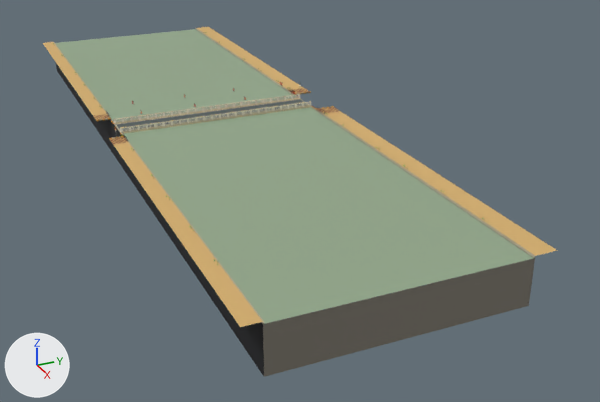
An edit to the FBX model Assets/PhoViet/Art/River/PV_RiverBridge.fbx, drawn before and after from the same camera.
Camera for both pictures: a 50 mm camera at (193.6, -93.5, 68.2) aimed at (16.2, -13.7, -20.6). Every picture has the same lights, and +X, +Y and +Z are marked at lower left. The older version comes first. Objects named as collision shapes, trigger or cutter boxes, shadow casters or lower levels of detail are left out. Where no turn or scale is listed for an object, it has been applied to the vertices. Vertices at exactly the same position are counted once.

In view in the first picture: 'PV_RiverBridge_LOD0'.
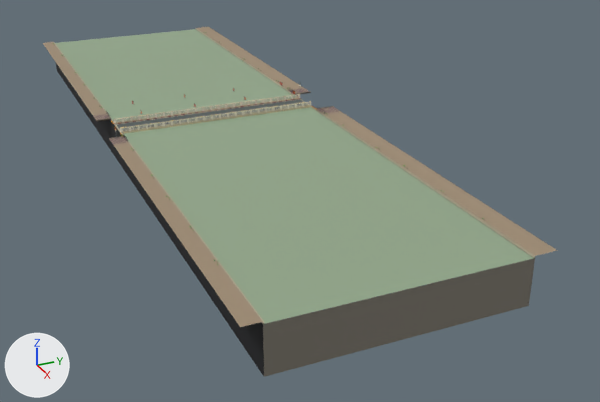
The change, as JSON lines over the scene's bpy script:
```json
{"block": "me_pv_riverbridge_lod0", "where": "# used by ob_pv_riverbridge_lod0; location = (0.0, 0.0, 0.0)"}
{"op": "remove", "block": "me_pv_riverbridge_lod0", "code": "me_pv_riverbridge_lod0.from_pydata(...)  # 45251 vertices, 31363 faces; spans x -95.0..95.0, y -59.0..0.0, z -10.0..5.0"}
{"op": "add", "block": "me_pv_riverbridge_lod0", "code": "me_pv_riverbridge_lod0.from_pydata(...)  # 45691 vertices, 31691 faces; spans x -95.0..95.0, y -59.0..0.0, z -10.0..5.0"}
{"block": "me_pv_riverbridge_lod0", "change": "me_pv_riverbridge_lod0 part 1: 63 vertices moved within x -3.0..3.0, y -54.0..-7.0, z 0.0; 440 vertices added at x -3.0..3.0, y -54.0..-6.0, z 0.0"}
{"block": "me_pv_riverbridge_lod0", "change": "me_pv_riverbridge_lod0 part 2: 368 kept faces spanning x -95.0..95.0, y -59.0..0.0, z 0.0 get new texture (UV) coordinates"}
```

Pixel boxes (x1, y1, x2, y2) of what changed, in the pictures (600 x 402 px):
```json
{"part": 1, "of": "me_pv_riverbridge_lod0", "change": "reshaped", "before": [120, 95, 303, 122], "after": [117, 95, 303, 131]}
{"part": 2, "of": "me_pv_riverbridge_lod0", "change": "surface changed", "before": [43, 27, 558, 327], "after": [43, 27, 558, 327]}
```
